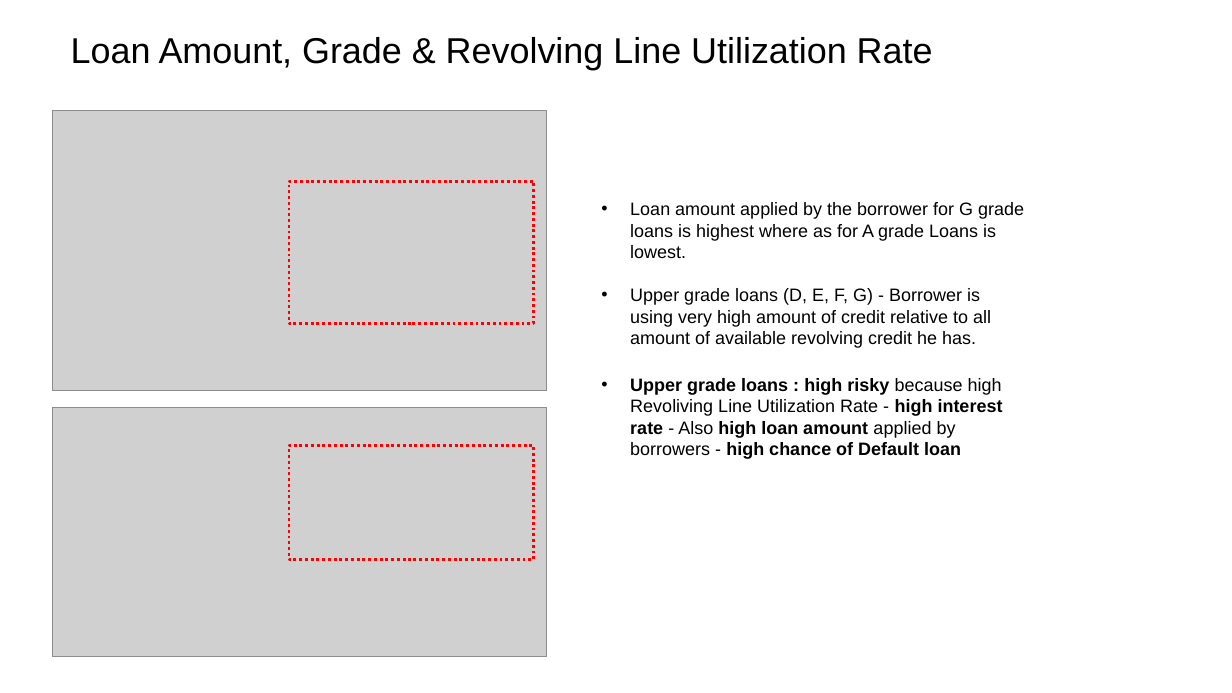
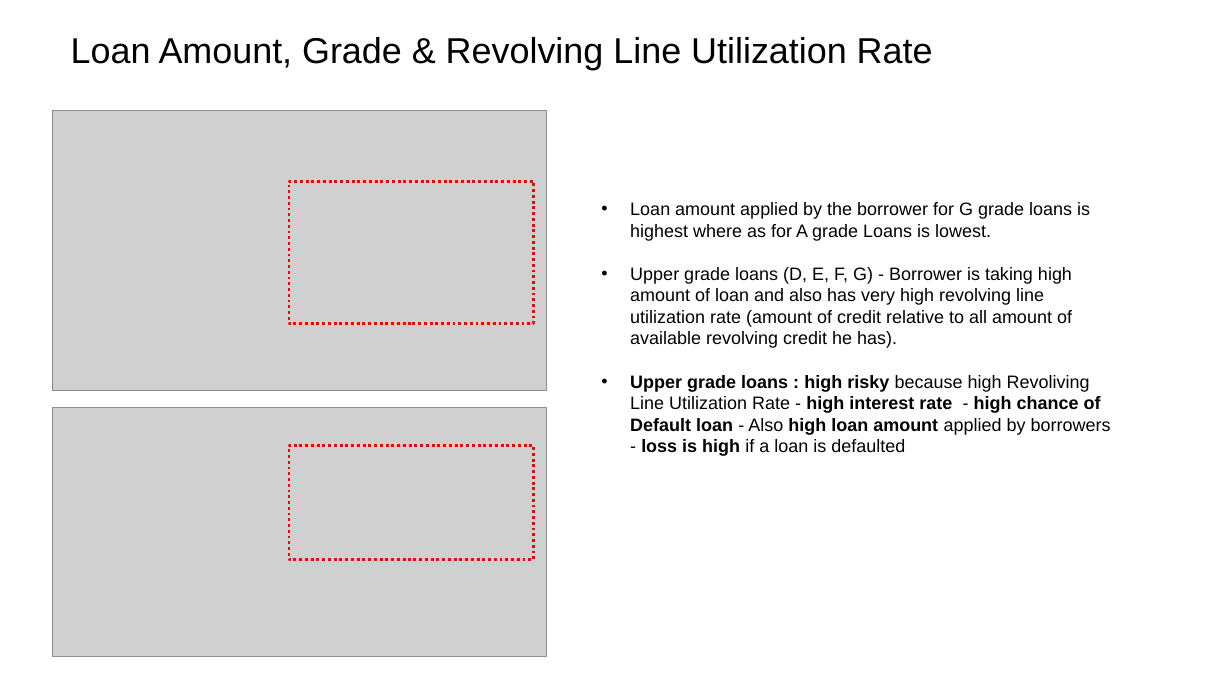
Before and after one commit to irish-luong/LandingClubCaseStudy, a slide deck: slide 8 of lending_club_case_study.pptx. Drawn at 1232x693 pixels with LibreOffice and Linux fonts; fonts in the diff are those of the drawing; grey boxes stand for pictures; background and template pictures are left out. Boxes give left, top, right and bottom in pixels: in the first picture for what was removed or moved away, otherwise in the second. Text is boxed around its words. In the diff, an @@ line names an element or a change of style, - is before the commit and + after.

Commit message:
small changes done

```diff
--- a/lending_club_case_study.pptx
+++ b/lending_club_case_study.pptx
@@ text at (630,267,1111,456): text changed @@
-• Upper grade loans (D, E, F, G) - Borrower is using very high amount of credit relative to all amount of available revolving credit he has.
-• Upper grade loans : high risky because high Revoliving Line Utilization Rate - high interest rate - Also high loan amount applied by borrowers - high chance of Default loan
+• Upper grade loans (D, E, F, G) - Borrower is taking high amount of loan and also has very high revolving line utilization rate (amount of credit relative to all amount of available revolving credit he has).
+• Upper grade loans : high risky because high Revoliving Line Utilization Rate - high interest rate - high chance of Default loan - Also high loan amount applied by borrowers - loss is high if a loan is defaulted
```
Also in this commit, not shown: 10 other slides changed.
